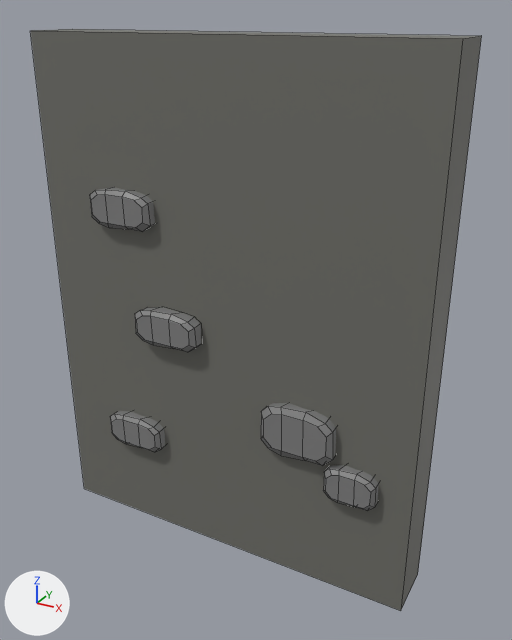
What one commit did to the FBX model Assets/Visuals/NewTiles/Models/StoneWall01.fbx.
Both versions are drawn from a 50 mm camera at (-6.71, 7.04, 5.19) aimed at (-9.77, 12.6, 2.41). Every picture has the same lights, and +X, +Y and +Z are marked at lower left. The first picture is the older version. Mesh edges are drawn as thin lines. Where no turn or scale is listed for an object, it has been applied to the vertices.

In view in the first picture: 'StoneWall01'.
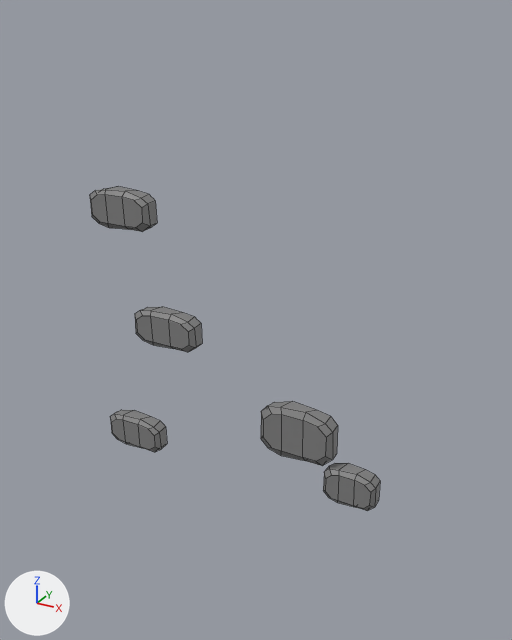
Where the newer file only moved an object's origin or applied its transform, the numbers keep the older frame.

Boxes [x1, y1, x2, y2] around the edits, measured in the pictures (512 x 640 px):
'StoneWall01', reshaped (35% narrower, 44% shorter)
    before: [31, 29, 481, 611]
    after: [90, 186, 380, 511]
part 1 of me_mesh, deleted
    before: [31, 29, 481, 611]

The change, as a diff of the scene's bpy script:
```diff
--- a/Assets/Visuals/NewTiles/Models/StoneWall01.fbx.py
+++ b/Assets/Visuals/NewTiles/Models/StoneWall01.fbx.py
@@ mat_stonewalls_001 @@
+mat_stonewalls_001 = principled_material('StoneWalls.001')
+mat_stonewalls_001.texture = img_lpd_texture_png
+mat_stonewalls_001.roughness = 0.553
@@ me_mesh @@
 # used by ob_stonewall01; location = (-9.98, 12.48, 2.41)
-me_mesh.from_pydata(...)  # 228 vertices, 131 faces; spans x -2.0..2.0, y -0.36..0.36, z -2.59..2.59
-me_mesh.materials.append(mat_stonewalls)  # picture img_lpd_texture_png
+me_mesh.from_pydata(...)  # 220 vertices, 125 faces; spans x -1.41..1.68, y -0.36..-0.17, z -1.65..1.22
+# me_mesh part 1: the loose piece of 8 vertices spanning x -2.0..2.0, y -0.2..0.36, z -2.59..2.59 is deleted
+me_mesh.materials.append(mat_stonewalls_001)  # picture img_lpd_texture_png
```
